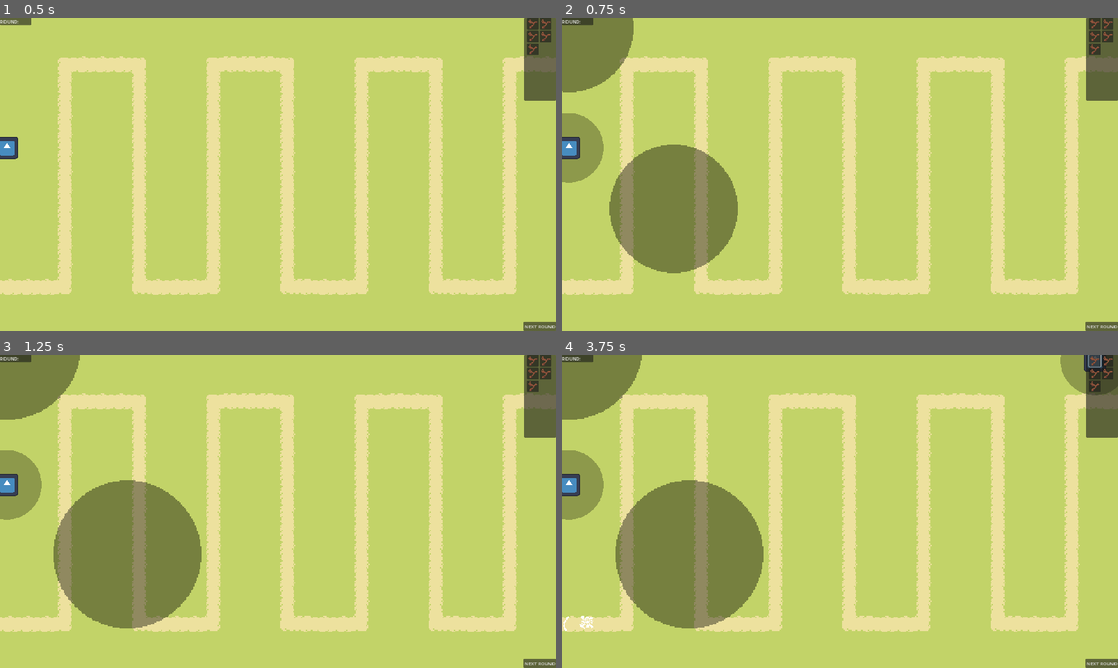
Above: before the commit, frames 1-4 (two rows, left to right).
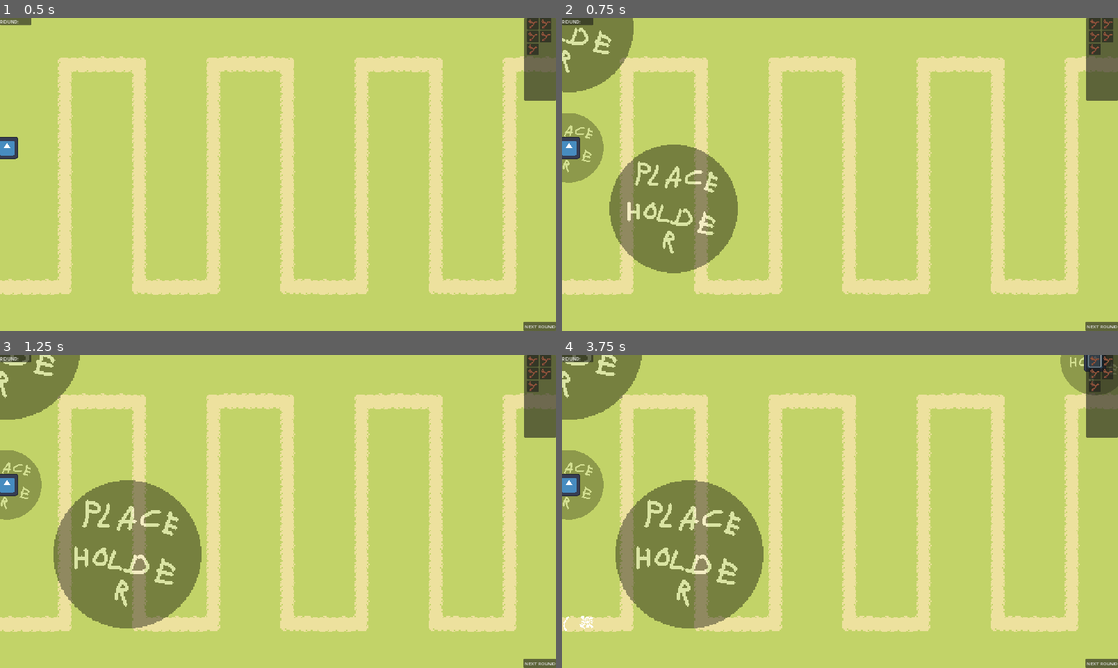
Above: after the commit, the same moments.

Repository: MindVisceral/BoneTD
Game: Godot game, scene res://Levels/Level1/Level1.tscn
The game is run twice, just before and just after one commit, with the same random seed, the same clock (stepped at 60 frames per second) and the same inputs. The engine's default icon, where the game draws it, is replaced by a stand-in: a white triangle on a blue panel in a dark square.
Inputs (mouse positions are in pixels of both pictures, inside the frame that each line leads up to):
- Up to frame 1 (0.5 s): no input
- Up to frame 2 (0.75 s): click (567, 146) at 0.5 s
- Up to frame 3 (1.25 s): no input
- Up to frame 4 (3.75 s): click "NEXT ROUND" at 1.25 s; click "NEXT ROUND" at 2 s; click (689, 555) at 2.75 s; click (1095, 361) at 3.5 s

Frame 1 is identical in both runs. In frame 2, 1.2% of the frame differs, in the area x 0-28%, y 3-76%; in frame 3, 1.4%; in frame 4, 1.5%, in the area x 0-100%, y 0-81%.

Commit message:
Moved RadialMenu to UI folder, remade placeholder

Diff:
--- a/Entities/Towers/BaseTower/BaseTower.tscn
+++ b/Entities/Towers/BaseTower/BaseTower.tscn
@@ -3,7 +3,7 @@
 [ext_resource type="Script" path="res://Entities/Towers/BaseTower/BaseTower.gd" id="1_qn6n7"]
 [ext_resource type="Texture2D" uid="uid://c6mdmcmvjs336" path="res://icon.svg" id="1_vx0cn"]
 [ext_resource type="PackedScene" uid="uid://cs8y67w2tt7sd" path="res://Entities/Towers/BaseTower/TowerRange.tscn" id="2_fac3i"]
-[ext_resource type="PackedScene" uid="uid://bx4r7imynksua" path="res://Entities/Towers/BaseTower/RadialMenu.tscn" id="2_kc5so"]
+[ext_resource type="PackedScene" uid="uid://bx4r7imynksua" path="res://UI/RadialMenu/RadialMenu.tscn" id="2_mfmwb"]
 [ext_resource type="Texture2D" uid="uid://ctnhv3wt1ocbd" path="res://placeholder_5.png" id="3_33okv"]
 
 [node name="BaseTower" type="StaticBody2D" node_paths=PackedStringArray("tower_selection_button", "tower_range_collider", "tower_range_visuals", "tower_sprite", "tower_collider", "bullet_spawn_point", "rotation_pivot")]
@@ -18,7 +18,7 @@
 bullet_spawn_point = NodePath("RotationPivot/BulletSpawnPoint")
 rotation_pivot = NodePath("RotationPivot")
 
-[node name="RadialTowerSelection" parent="." instance=ExtResource("2_kc5so")]
+[node name="RadialTowerSelection" parent="." instance=ExtResource("2_mfmwb")]
 
 [node name="TowerRange" parent="." node_paths=PackedStringArray("Tower") instance=ExtResource("2_fac3i")]
 Tower = NodePath("..")
--- a/Entities/Towers/BaseTower/RadialMenu.tscn
+++ b/UI/RadialMenu/RadialMenu.tscn
@@ -1,8 +1,8 @@
 [gd_scene load_steps=4 format=3 uid="uid://bx4r7imynksua"]
 
-[ext_resource type="Texture2D" uid="uid://ctnhv3wt1ocbd" path="res://placeholder_5.png" id="1_vbv3o"]
-[ext_resource type="BitMap" uid="uid://cijo1rj4mrd13" path="res://placeholder_6.png" id="2_jsigj"]
-[ext_resource type="Script" path="res://Entities/Towers/BaseTower/RadialMenu.gd" id="3_6vo4x"]
+[ext_resource type="Texture2D" uid="uid://ctnhv3wt1ocbd" path="res://placeholder_5.png" id="1_d4sds"]
+[ext_resource type="BitMap" uid="uid://cijo1rj4mrd13" path="res://placeholder_6.png" id="2_3pvai"]
+[ext_resource type="Script" path="res://UI/RadialMenu/RadialMenu.gd" id="3_ivie5"]
 
 [node name="RadialMenu" type="TextureButton" node_paths=PackedStringArray("buttons_node")]
 offset_left = -64.0
@@ -12,9 +12,9 @@
 pivot_offset = Vector2(64, 64)
 mouse_default_cursor_shape = 2
 action_mode = 0
-texture_normal = ExtResource("1_vbv3o")
-texture_click_mask = ExtResource("2_jsigj")
-script = ExtResource("3_6vo4x")
+texture_normal = ExtResource("1_d4sds")
+texture_click_mask = ExtResource("2_3pvai")
+script = ExtResource("3_ivie5")
 buttons_node = NodePath("Buttons")
 
 [node name="Buttons" type="Control" parent="."]
Renamed: Entities/Towers/BaseTower/RadialMenu.gd -> UI/RadialMenu/RadialMenu.gd
Not shown: 3 places in UI/RadialMenu/RadialMenu.tscn that only renumber resources
Binary file changed: placeholder_5.png
